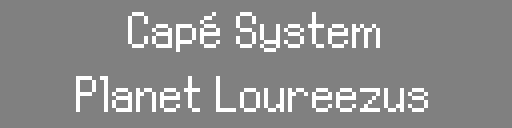
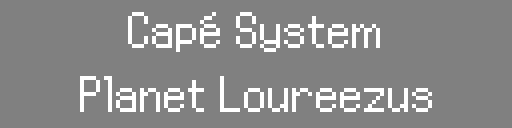
Before/after of a 512 × 128 layered artwork. What changed in the layer stack:
added layer "render2.png #2" above "render1.png #4" over [80, 76, 432, 112]
added layer "render1.png #4" above "render2.png #1" over [312, 12, 316, 16]
hid "render2.png #1" over [76, 76, 428, 112]
hid "render1.png #3" over [312, 12, 316, 16]
